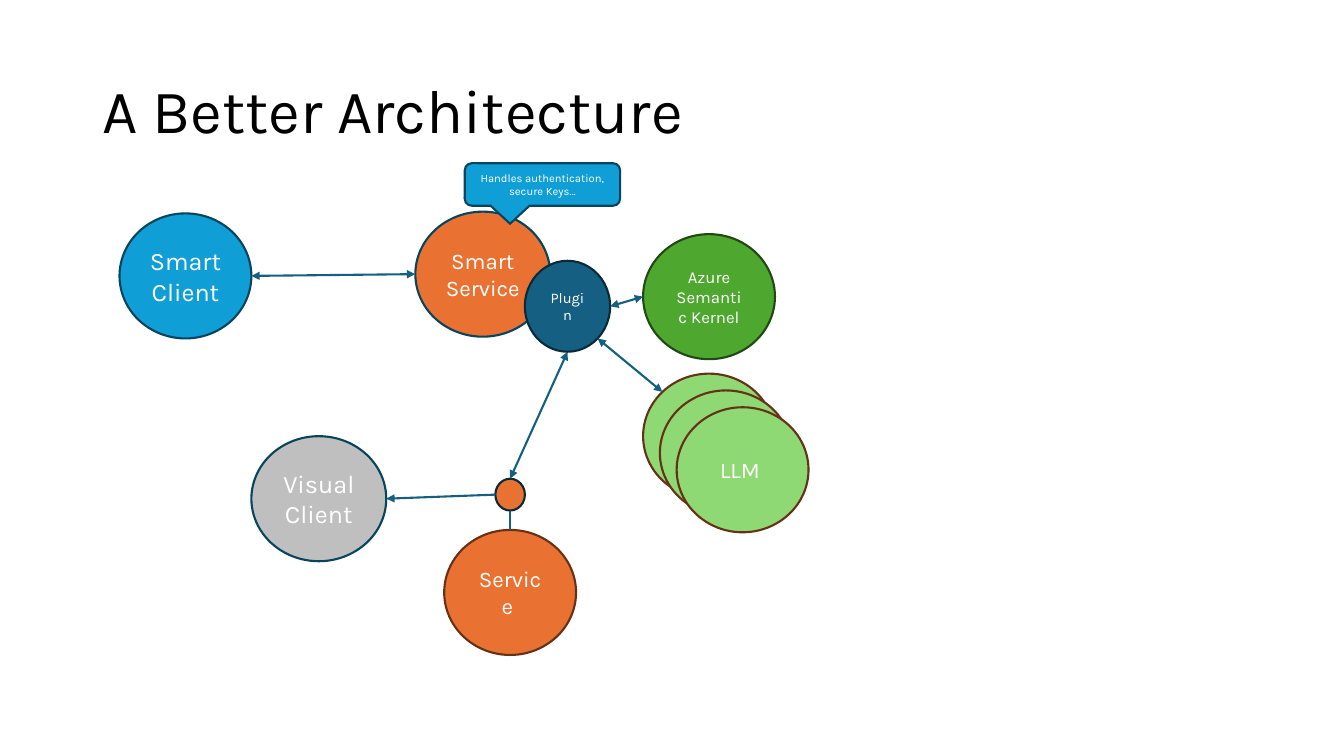
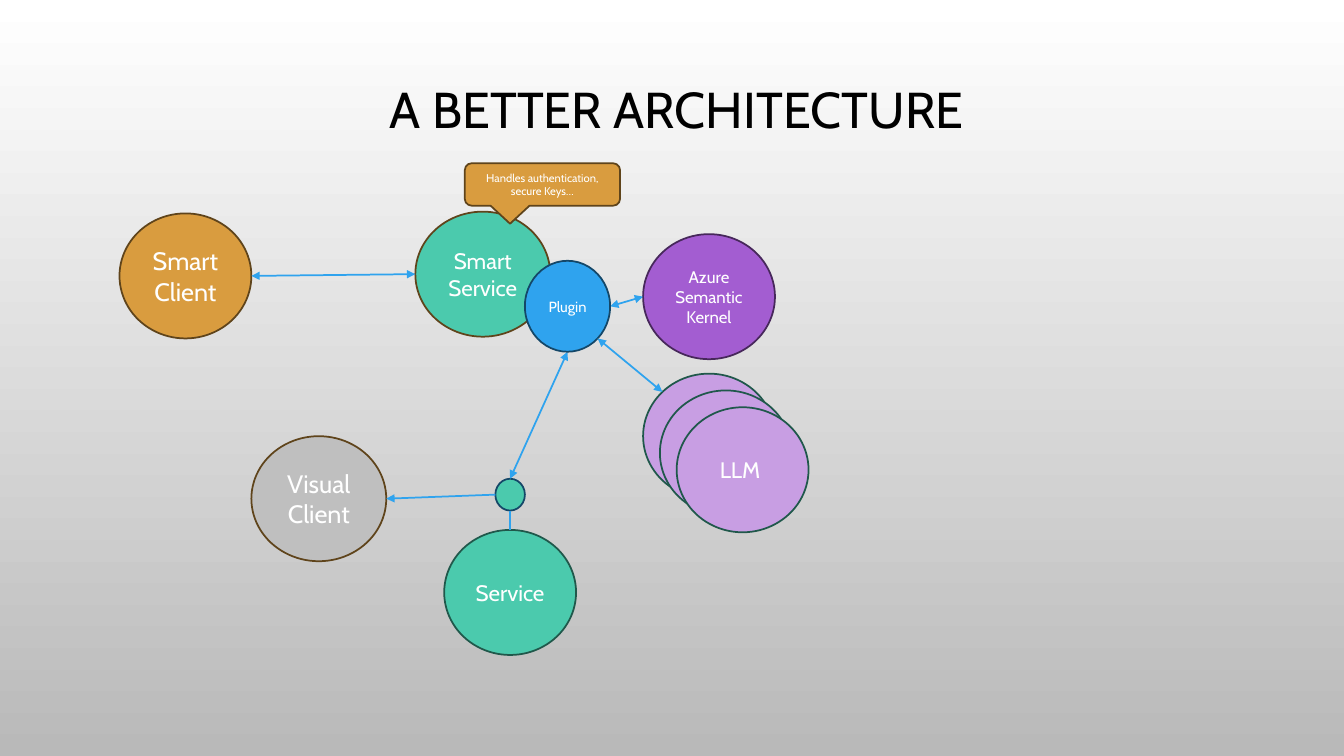
Before and after one commit to pierre01/AIKernelMCPClient, a slide deck: slide 6 of AI Friendly APIs.pptx (slide 3 before the commit). Drawn at 1344x756 pixels with LibreOffice and Linux fonts; fonts in the diff are those of the drawing; background and template pictures are left out. Boxes give left, top, right and bottom in pixels: in the first picture for what was removed or moved away, otherwise in the second. Text is boxed around its words. In the diff, an @@ line names an element or a change of style, - is before the commit and + after.

```diff
--- a/AI Friendly APIs.pptx
+++ b/AI Friendly APIs.pptx
@@ background #FFFFFF to picture (left out) @@
@@ title at (390, 92, 964, 129): text changed; size 44 to 36 pt; font Karla to Cabin @@
-A Better Architecture
+A BETTER ARCHITECTURE
@@ rounded speech box "Handles authentication, secure Keys…" at (465, 163, 620, 206): font Karla to Cabin; fill #0F9ED5 to #D99C3F; outline #07455D 1.5 pt to #5F441C 1.25 pt @@
@@ ellipse "Smart Client" at (120, 214, 252, 339): font Karla to Cabin; fill #0F9ED5 to #D99C3F; outline #07455D 1.5 pt to #5F441C 1.25 pt @@
@@ ellipse "Smart Service" at (415, 212, 551, 337): font Karla to Cabin; fill #E97132 to #4BCAAD; outline #07455D 1.5 pt to #5F441C 1.25 pt @@
@@ ellipse "Azure Semantic Kernel" at (643, 234, 775, 359): font Karla to Cabin; fill #4EA72E to #A35DD1; outline #224914 1.5 pt to #47295C 1.25 pt @@
@@ ellipse "Plugin" at (525, 261, 611, 352): font Karla to Cabin; fill #156082 to #2FA3EE; outline #092A39 1.5 pt to #154768 1.25 pt @@
@@ double arrow (251, 276) - (415, 274): stroke #156082 1.5 pt to #2FA3EE 1.25 pt @@
@@ double arrow (610, 307) - (643, 296): stroke #156082 1.5 pt to #2FA3EE 1.25 pt @@
@@ double arrow (568, 352) - (510, 479): stroke #156082 1.5 pt to #2FA3EE 1.25 pt @@
@@ double arrow (598, 339) - (662, 392): stroke #156082 1.5 pt to #2FA3EE 1.25 pt @@
@@ font Karla to Cabin; fill #8ED973 to #C89EE3; outline #663216 1.5 pt to #21594C 1.25 pt in 3 elements at (643, 374, 775, 499), (660, 390, 792, 515), (677, 407, 809, 532) @@
@@ ellipse "Visual Client" at (251, 437, 386, 562): font Karla to Cabin; outline #07455D 1.5 pt to #5F441C 1.25 pt @@
@@ ellipse at (495, 479, 524, 511): fill #E97132 to #4BCAAD; outline #092A39 1.5 pt to #154768 1.25 pt @@
@@ arrow (495, 495) - (386, 499): stroke #156082 1.5 pt to #2FA3EE 1.25 pt @@
@@ ellipse "Service" at (445, 530, 577, 655): font Karla to Cabin; fill #E97132 to #4BCAAD; outline #663216 1.5 pt to #21594C 1.25 pt @@
@@ line (510, 511) - (510, 530): stroke #156082 1.5 pt to #2FA3EE 1.25 pt @@
```
Also in this commit, not shown: 1 other slide changed, 4 slides added, 1 slide removed, 10 other files.
